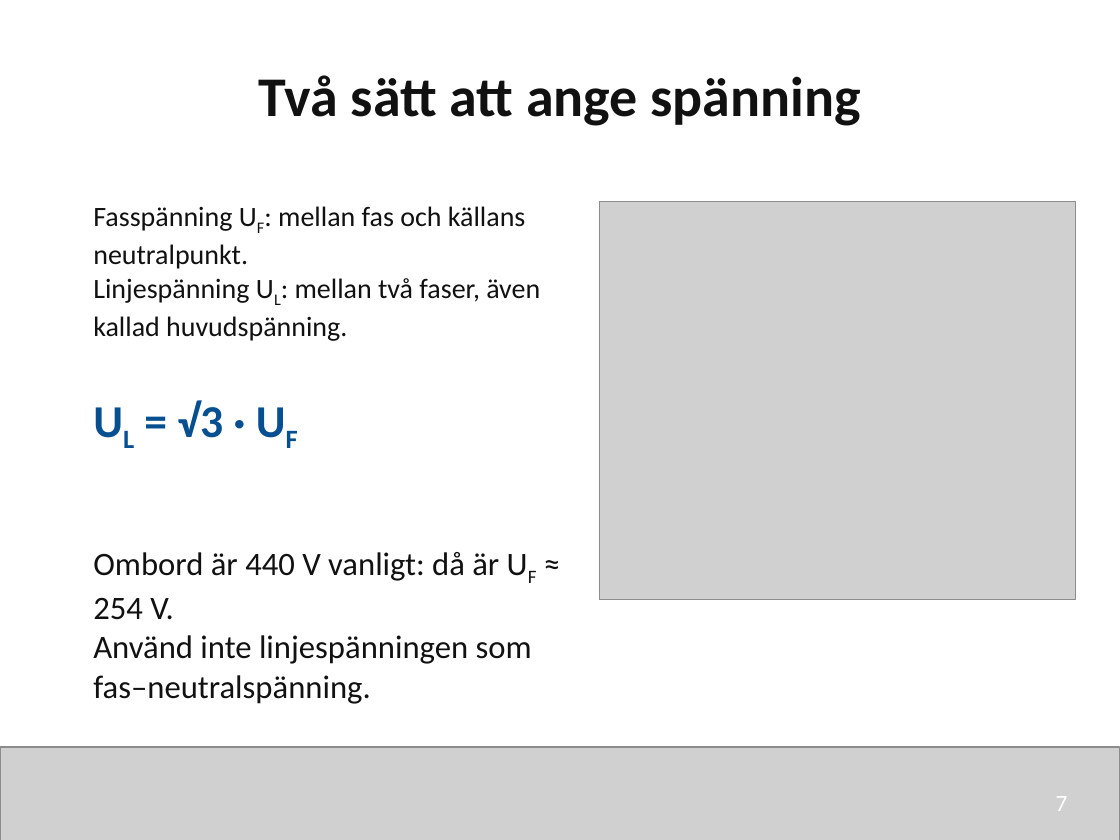
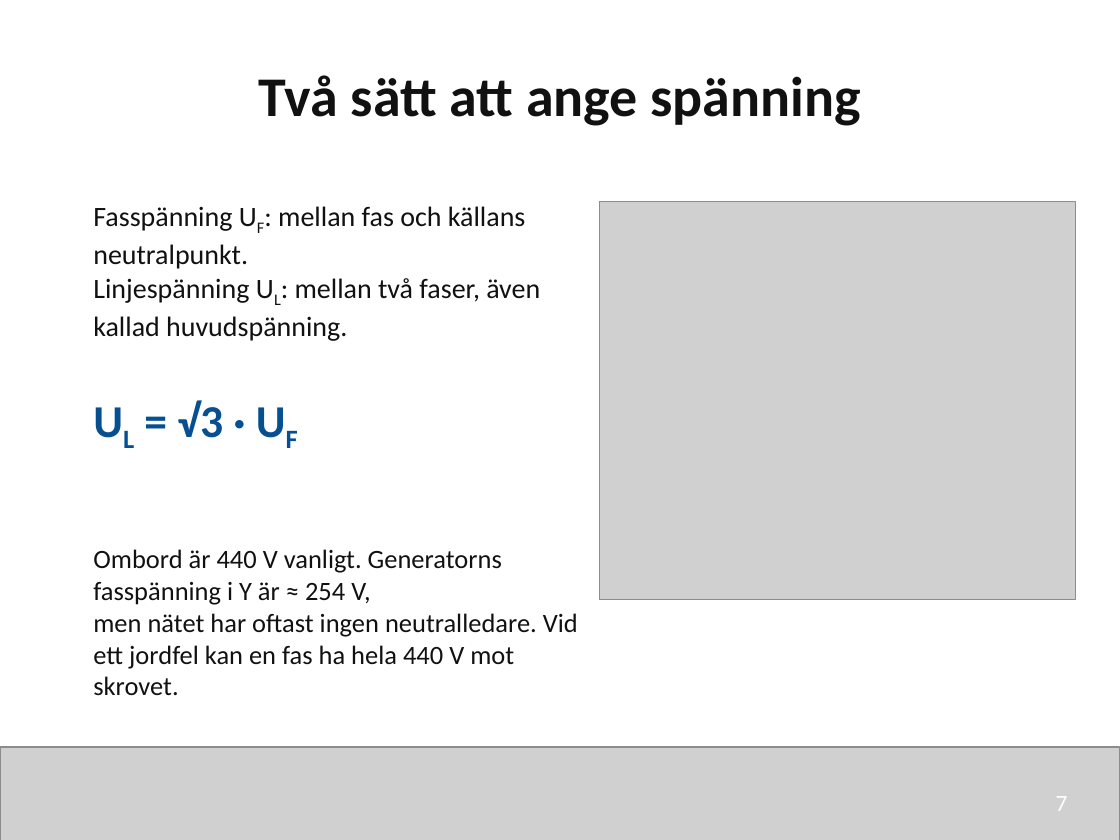
Before and after one commit to nj22az/nj22az.github.io, a slide deck: slide 7 of sjoskolan/vecka-41/aktuell/v41_01_Trefassystemets_grunder_elev.pptx. Drawn at 1120x840 pixels with LibreOffice and Linux fonts; fonts in the diff are those of the drawing; grey boxes stand for pictures. Boxes give left, top, right and bottom in pixels: in the first picture for what was removed or moved away, otherwise in the second. Text is boxed around its words. In the diff, an @@ line names an element or a change of style, - is before the commit and + after.

```diff
--- a/sjoskolan/vecka-41/aktuell/v41_01_Trefassystemets_grunder_elev.pptx
+++ b/sjoskolan/vecka-41/aktuell/v41_01_Trefassystemets_grunder_elev.pptx
@@ text at bbox=[93, 549, 578, 695]: text changed; size 21 to 17 pt @@
-Ombord är 440 V vanligt: då är UF ≈ 254 V.
-Använd inte linjespänningen som fas–neutralspänning.
+Ombord är 440 V vanligt. Generatorns fasspänning i Y är ≈ 254 V,
+men nätet har oftast ingen neutralledare. Vid ett jordfel kan en fas ha hela 440 V mot skrovet.
```
Also in this commit, not shown: 5 other slides changed, 12 other files.
